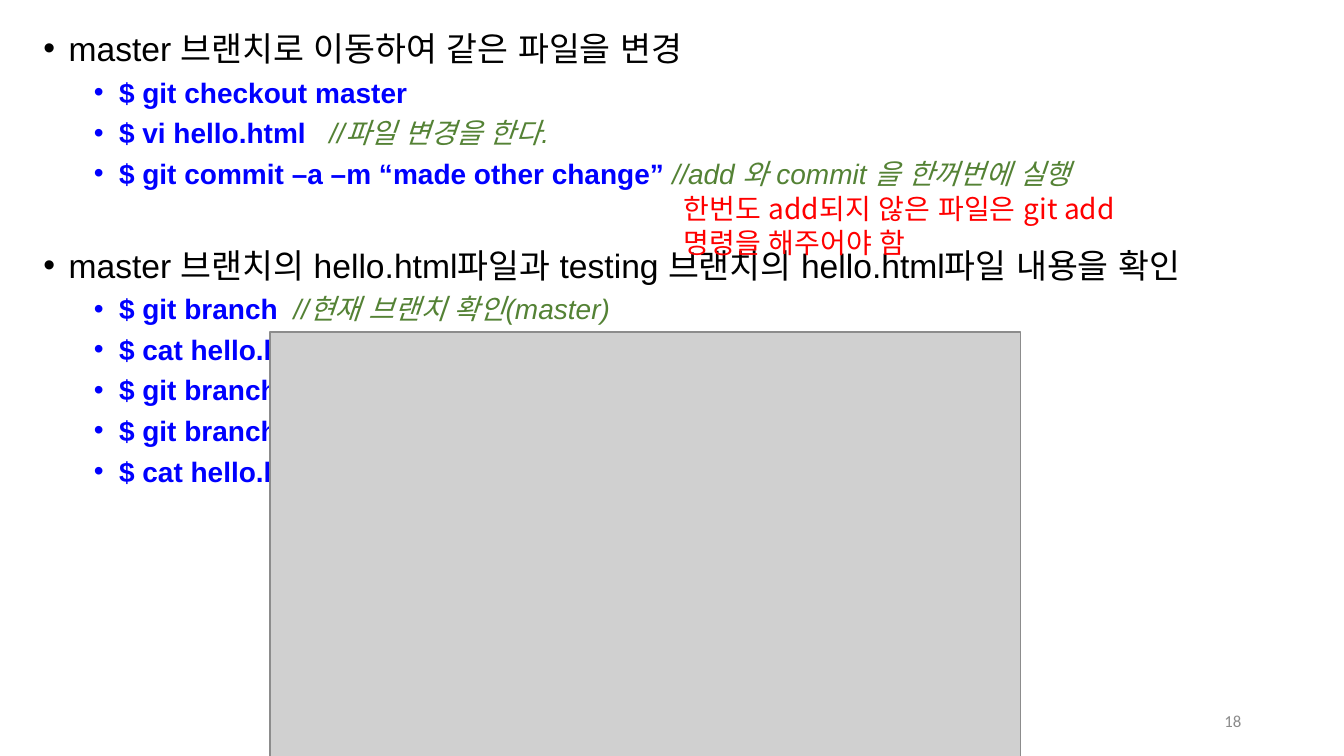
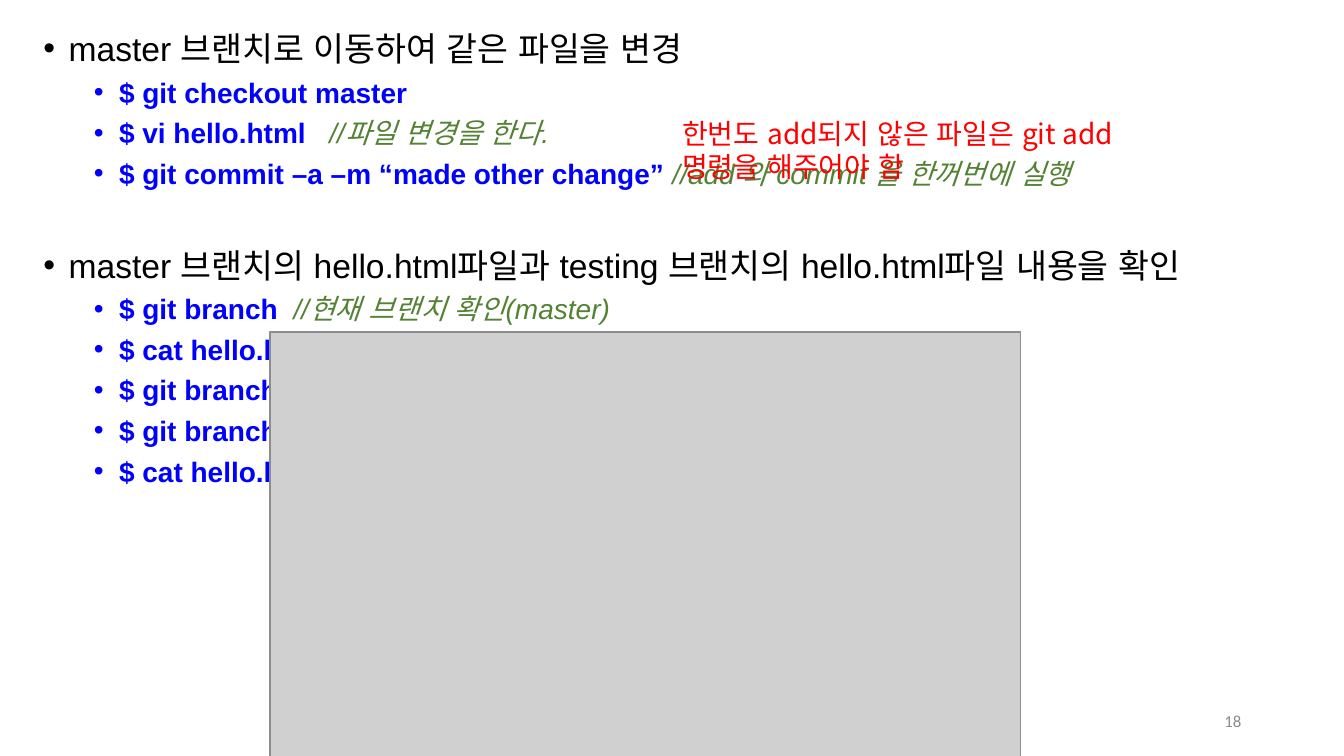
Before and after one commit to Open-Source-Programming/OpenSource-Lec, a slide deck: slide 18 of 07-Git2.pptx. Drawn at 1344x756 pixels with LibreOffice and Linux fonts; fonts in the diff are those of the drawing; grey boxes stand for pictures; background and template pictures are left out. Boxes give left, top, right and bottom in pixels: in the first picture for what was removed or moved away, otherwise in the second. Text is boxed around its words. In the diff, an @@ line names an element or a change of style, - is before the commit and + after.

```diff
--- a/07-Git2.pptx
+++ b/07-Git2.pptx
@@ text "한번도 add되지 않은 파일은 git ...": place and size @@
-text "한번도 add되지 않은 파일은 git ..." at [684, 195, 1058, 261]
+text "한번도 add되지 않은 파일은 git ..." at [682, 120, 1056, 185]
```
